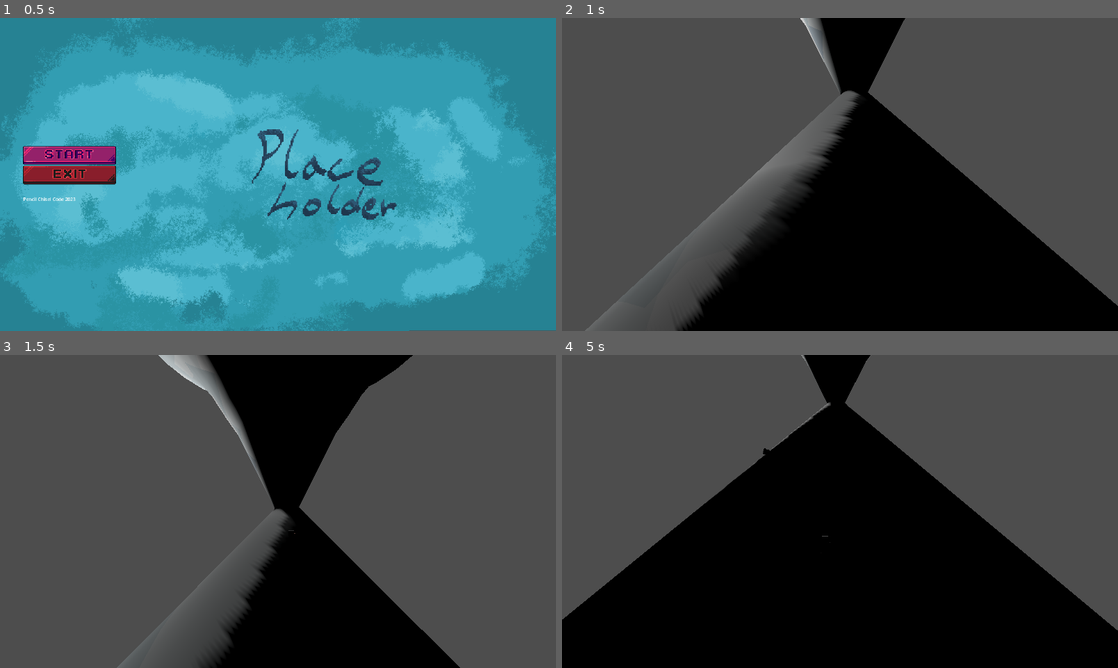
Above: before the commit, frames 1-4 (two rows, left to right).
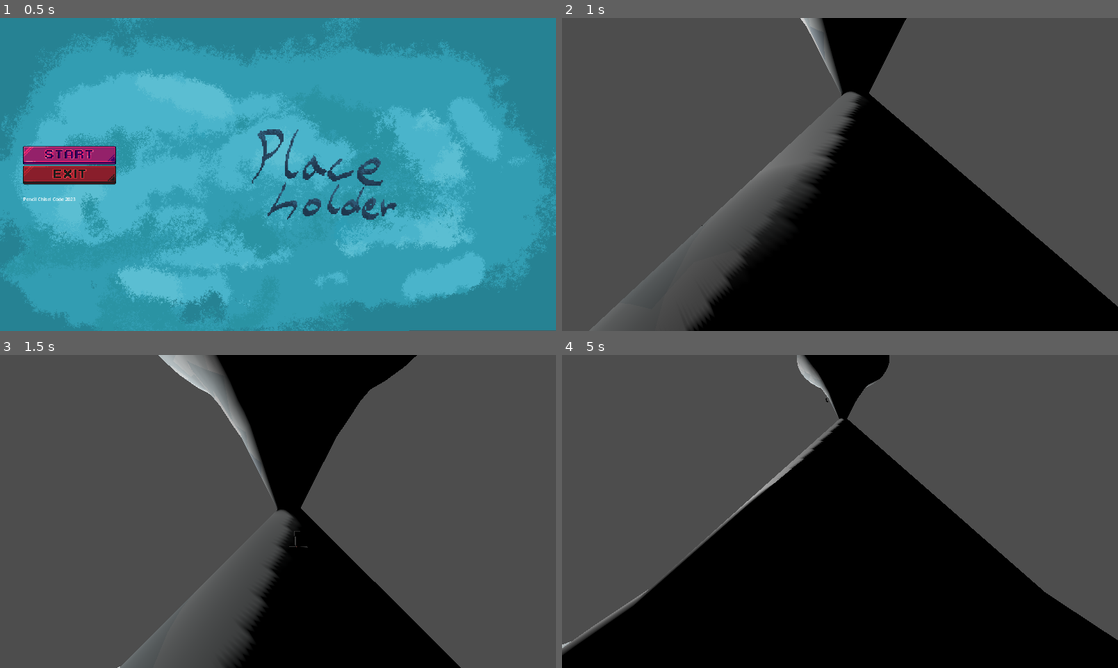
Above: after the commit, the same moments.

Repository: CodingBigTime/pencil-chisel-code-2023
Game: Godot game, scene res://scenes/main_menu.tscn
Two runs of this game, one before a commit and one after it. Both use one fixed random seed, a clock stepped at 60 frames per second and the inputs below.
Inputs (mouse positions are in pixels of both pictures, inside the frame that each line leads up to):
- Up to frame 1 (0.5 s): no input
- Up to frame 2 (1 s): click (628, 155) at 0.5 s
- Up to frame 3 (1.5 s): hold D (right) from 1.28 s (still down); tap Space (boost, bound only after the commit) at 1.35 s
- Up to frame 4 (5 s): release D (right) at 2.03 s; hold A (left) 2.03-2.78 s; tap Space (boost, bound only after the commit) every 0.75 s from 2.1 to 4.35 s; hold D (right) 2.78-4.28 s; hold A (left) from 4.28 s (still down); tap R (reset, bound only after the commit) at 4.9 s

Frame 1 is identical in both runs. In frame 2, 1.3% of the frame differs, in the area x 4-100%, y 0-100%; in frame 3, 3.3%; in frame 4, 9.6%, in the area x 0-100%, y 0-96%.

Commit message:
Implement fully working player movement

Diff:
--- a/actors/player.gd
+++ b/actors/player.gd
@@ -1,35 +1,57 @@
-extends CharacterBody3D
+extends RigidBody3D
 
 signal launch_weapon(weapon_name, launch_strength)
 
-const SPEED = 10.0
-const JUMP_VELOCITY = 4.5
-const LAUNCH_FORCE = 10
+const BOOST_SPEED = 20.0
+const LAUNCH_FORCE = 1.0
 const ROTATION_SPEED = 2.0
-const MAX_VELOCITY = 10.0
+const MAX_VELOCITY = 100.0
+const TERMINAL_VELOCITY = 20.0
+
+var starting_position: Vector3
 
 # Get the gravity from the project settings to be synced with RigidBody nodes.
 var gravity = ProjectSettings.get_setting("physics/3d/default_gravity")
 
 
+func _ready():
+	starting_position = position
+
+
+func boost():
+	linear_velocity += (Vector3(0, 0, -1).rotated(Vector3(0, 1, 0), rotation.y) * BOOST_SPEED)
+
+
 func _physics_process(delta: float):
-	# Add the gravity.
-	if not is_on_floor():
-		velocity.y -= gravity * delta
+	if Input.is_action_just_pressed("reset"):
+		position = starting_position
+		linear_velocity = Vector3(0, 0, 0)
+		angular_velocity = Vector3(0, 0, 0)
+		rotation = Vector3(0, 0, 0)
 
 	var input_rotation = Input.get_action_strength("right") - Input.get_action_strength("left")
 	rotate(Vector3(0, -1, 0), input_rotation * delta * ROTATION_SPEED)
 
-	# move forward
-	velocity += (Vector3(0, 0, -1).rotated(Vector3(0, 1, 0), rotation.y) * SPEED * delta)
+	var velocity_xz = Vector2(linear_velocity.x, linear_velocity.z)
+	var polar_xz = Trigonometry.to_polar(velocity_xz)
+	polar_xz.y = -get_rotation().y - PI / 2
+	var velocity_xz_rotated = Trigonometry.to_cartasian(polar_xz)
+	linear_velocity.x = velocity_xz_rotated.x
+	linear_velocity.z = velocity_xz_rotated.y
 
-	move_and_slide()
+	if Input.is_action_just_pressed("boost"):
+		boost()
 
 	# Handle collision
-	for i in range(get_slide_collision_count()):
-		var collision = get_slide_collision(i)
-		var collider = collision.get_collider()
-		if collider.is_in_group("weapon"):
-			launch_weapon.emit(collider.get_parent().name, velocity * LAUNCH_FORCE)
+	for body in get_colliding_bodies():
+		if body.is_in_group("weapon"):
+			launch_weapon.emit(body.get_parent().name, linear_velocity * LAUNCH_FORCE)
+			linear_velocity *= 0.5
 
-	velocity = Trigonometry.clamp_vector_3d(velocity, MAX_VELOCITY)
+	velocity_xz = Vector2(linear_velocity.x, linear_velocity.z)
+	var velocity_xz_clamped = Trigonometry.clamp_vector_2d(velocity_xz, MAX_VELOCITY)
+	linear_velocity.x = velocity_xz_clamped.x
+	linear_velocity.z = velocity_xz_clamped.y
+
+	if $RayCast3D_far.is_colliding() and not $RayCast3D_close.is_colliding():
+		position.y = lerp(position.y, $RayCast3D_far.get_collision_point().y + 0.5, 0.1)
--- a/actors/player.tscn
+++ b/actors/player.tscn
@@ -1,14 +1,24 @@
-[gd_scene load_steps=4 format=3 uid="uid://cup6i73gp2txa"]
+[gd_scene load_steps=5 format=3 uid="uid://cup6i73gp2txa"]
 
 [ext_resource type="Script" path="res://actors/player.gd" id="1_fkmfk"]
 [ext_resource type="PackedScene" uid="uid://3630s2wnw678" path="res://assets/pingu.gltf" id="2_gi514"]
+
+[sub_resource type="PhysicsMaterial" id="PhysicsMaterial_fbiwg"]
+friction = 0.0
 
 [sub_resource type="CapsuleShape3D" id="CapsuleShape3D_2uu0y"]
 radius = 0.379941
 height = 1.43327
 
-[node name="Player" type="CharacterBody3D" groups=["player"]]
+[node name="Player" type="RigidBody3D" groups=["player"]]
 transform = Transform3D(1, 0, 0, 0, 1, 0, 0, 0, 1, 0, 1.11478, 0)
+axis_lock_angular_x = true
+axis_lock_angular_z = true
+physics_material_override = SubResource("PhysicsMaterial_fbiwg")
+continuous_cd = true
+max_contacts_reported = 2
+contact_monitor = true
+can_sleep = false
 script = ExtResource("1_fkmfk")
 
 [node name="pingu" parent="." instance=ExtResource("2_gi514")]
@@ -25,3 +35,16 @@
 light_negative = true
 spot_range = 4.75876
 spot_angle = 17.2881
+
+[node name="CSGBox3D" type="CSGBox3D" parent="."]
+transform = Transform3D(1, 0, 0, 0, 1, 0, 0, 0, 1, 0.22458, -0.583035, -0.0809817)
+size = Vector3(0.161704, 0.0758256, 1.40303)
+
+[node name="CSGBox3D2" type="CSGBox3D" parent="."]
+transform = Transform3D(1, 0, 0, 0, 1, 0, 0, 0, 1, -0.214125, -0.583035, -0.0809817)
+size = Vector3(0.161704, 0.0758256, 1.40303)
+
+[node name="RayCast3D_far" type="RayCast3D" parent="."]
+
+[node name="RayCast3D_close" type="RayCast3D" parent="."]
+target_position = Vector3(0, -0.75, 0)
--- a/project.godot
+++ b/project.godot
@@ -44,6 +44,16 @@
 "events": [Object(InputEventKey,"resource_local_to_scene":false,"resource_name":"","device":-1,"window_id":0,"alt_pressed":false,"shift_pressed":false,"ctrl_pressed":false,"meta_pressed":false,"pressed":false,"keycode":0,"physical_keycode":83,"key_label":0,"unicode":111,"echo":false,"script":null)
 ]
 }
+boost={
+"deadzone": 0.5,
+"events": [Object(InputEventKey,"resource_local_to_scene":false,"resource_name":"","device":-1,"window_id":0,"alt_pressed":false,"shift_pressed":false,"ctrl_pressed":false,"meta_pressed":false,"pressed":false,"keycode":0,"physical_keycode":32,"key_label":0,"unicode":32,"echo":false,"script":null)
+]
+}
+reset={
+"deadzone": 0.5,
+"events": [Object(InputEventKey,"resource_local_to_scene":false,"resource_name":"","device":-1,"window_id":0,"alt_pressed":false,"shift_pressed":false,"ctrl_pressed":false,"meta_pressed":false,"pressed":false,"keycode":0,"physical_keycode":82,"key_label":0,"unicode":112,"echo":false,"script":null)
+]
+}
 
 [rendering]
 
--- a/scenes/main.tscn
+++ b/scenes/main.tscn
@@ -30,4 +30,4 @@
 transform = Transform3D(-2, 3.01992e-07, 0, -3.01992e-07, -2, 0, 0, 0, 2, 5.31634, 170.221, 0.161701)
 
 [node name="Glacier" parent="." instance=ExtResource("4_f4xd1")]
-transform = Transform3D(0.627148, 0.7789, 0, -0.7789, 0.627148, 0, 0, 0, 1, 19.2948, 129.695, 8.14721)
+transform = Transform3D(0.627148, 0.7789, 0, -0.7789, 0.627148, 0, 0, 0, 1, 23.5427, 126.125, 8.14721)
--- a/util/trig.gd
+++ b/util/trig.gd
@@ -44,6 +44,13 @@
 	return point.distance_to(projection)
 
 
+static func clamp_vector_2d(vector: Vector2, max_magnitude: float) -> Vector2:
+	var magnitude = vector.length()
+	if magnitude > max_magnitude:
+		return vector * (max_magnitude / magnitude)
+	return vector
+
+
 static func clamp_vector_3d(vector: Vector3, max_magnitude: float) -> Vector3:
 	var magnitude = vector.length()
 	if magnitude > max_magnitude:
